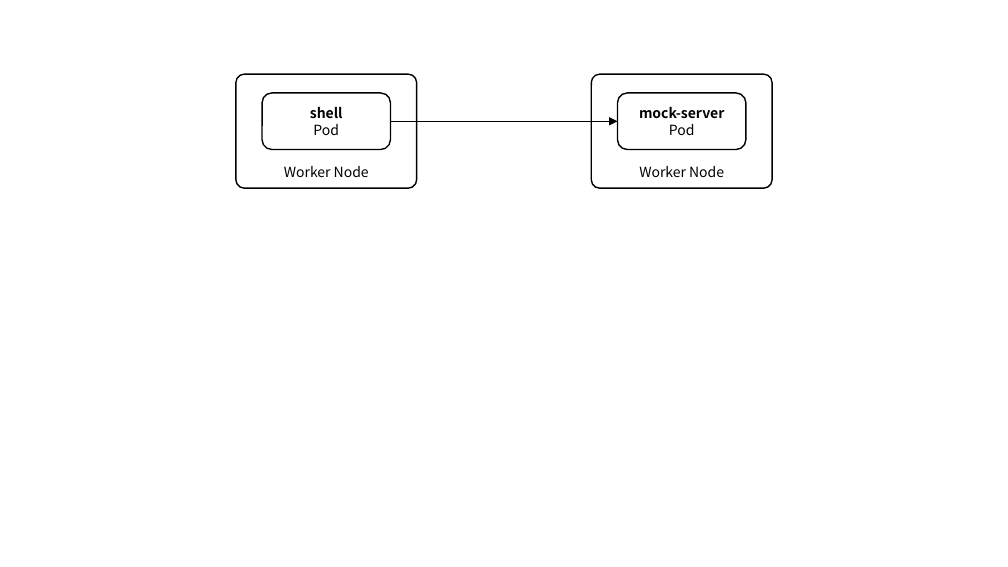
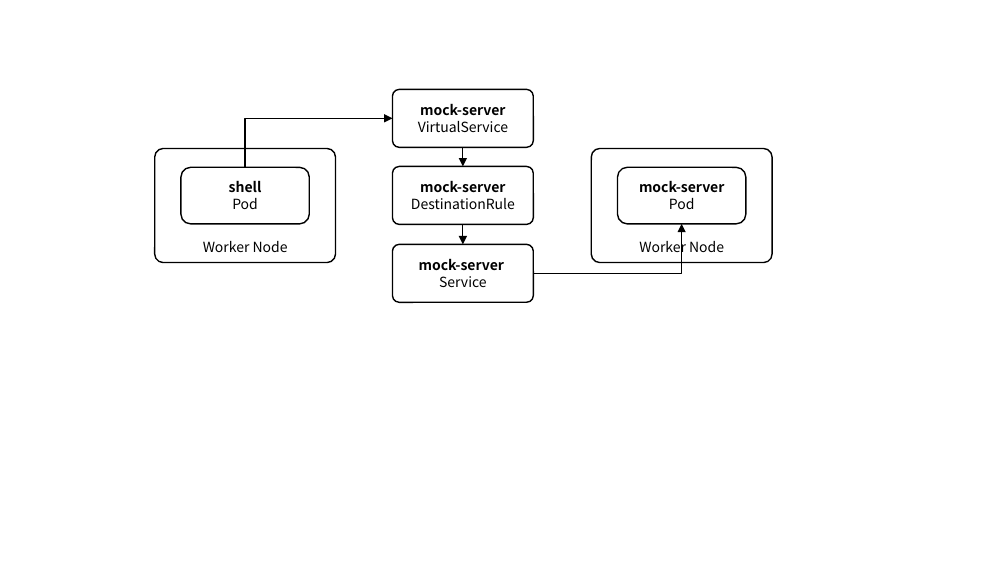
Before and after one commit to ssup2/blog-software, a slide deck: slide 1 of content/docs/theory-analysis/istio-sidecar-proxy-access-log/images/images.pptx. Drawn at 1008x567 pixels with LibreOffice and Linux fonts; fonts in the diff are those of the drawing. Boxes give left, top, right and bottom in pixels: in the first picture for what was removed or moved away, otherwise in the second. Text is boxed around its words. In the diff, an @@ line names an element or a change of style, - is before the commit and + after.

```diff
--- a/content/docs/theory-analysis/istio-sidecar-proxy-access-log/images/images.pptx
+++ b/content/docs/theory-analysis/istio-sidecar-proxy-access-log/images/images.pptx
@@ elbow arrow added from (245, 167) to (392, 118), #000000 1 pt @@
@@ rounded rectangle added at bbox=[392, 90, 533, 148], fill #FFFFFF, outline #000000 1 pt, 10 pt, text #000000 @@
+mock-server
+VirtualService
@@ rounded rectangle "Worker Node": place and size @@
-rounded rectangle "Worker Node" at bbox=[236, 75, 416, 188]
+rounded rectangle "Worker Node" at bbox=[155, 148, 336, 262]
@@ arrow moved from (390, 121) - (618, 121) to (463, 147) - (463, 166) @@
@@ rounded rectangle "Worker Node": place and size @@
-rounded rectangle "Worker Node" at bbox=[592, 75, 772, 188]
+rounded rectangle "Worker Node" at bbox=[592, 148, 772, 262]
@@ rounded rectangle "shell": place and size @@
-rounded rectangle "shell" at bbox=[262, 93, 390, 149]
+rounded rectangle "shell" at bbox=[180, 167, 308, 224]
@@ rounded rectangle added at bbox=[392, 166, 533, 225], fill #FFFFFF, outline #000000 1 pt, 10 pt, text #000000 @@
+mock-server
+DestinationRule
@@ rounded rectangle "mock-server": place and size @@
-rounded rectangle "mock-server" at bbox=[618, 93, 746, 149]
+rounded rectangle "mock-server" at bbox=[618, 167, 746, 224]
@@ arrow added from (463, 225) to (463, 244), #000000 0.75 pt @@
@@ elbow arrow added from (533, 273) to (681, 224), #000000 1 pt @@
@@ rounded rectangle added at bbox=[392, 244, 533, 302], fill #FFFFFF, outline #000000 1 pt, 10 pt, text #000000, bold @@
+mock-server
+Service
```
Also in this commit, not shown: 3 other files.
